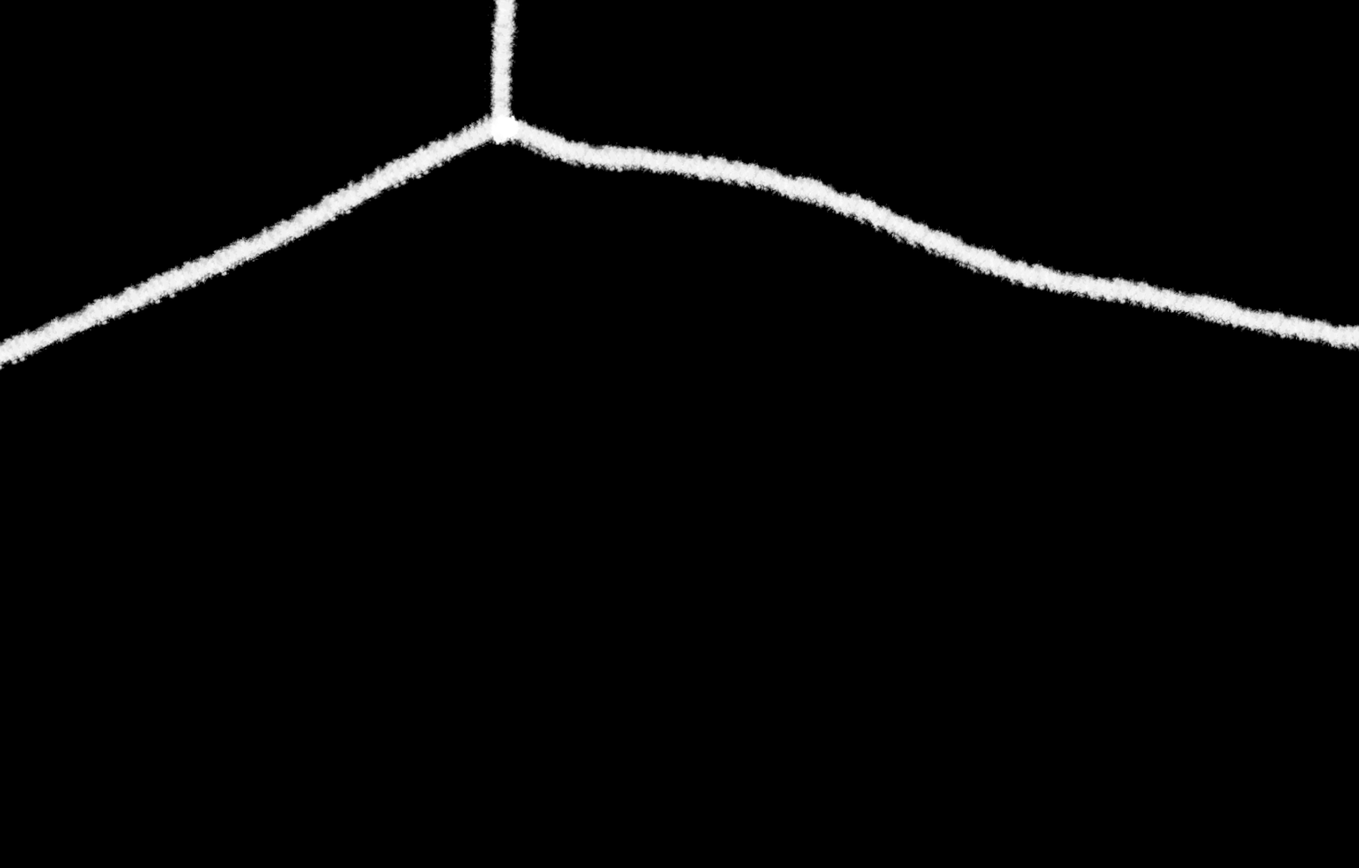
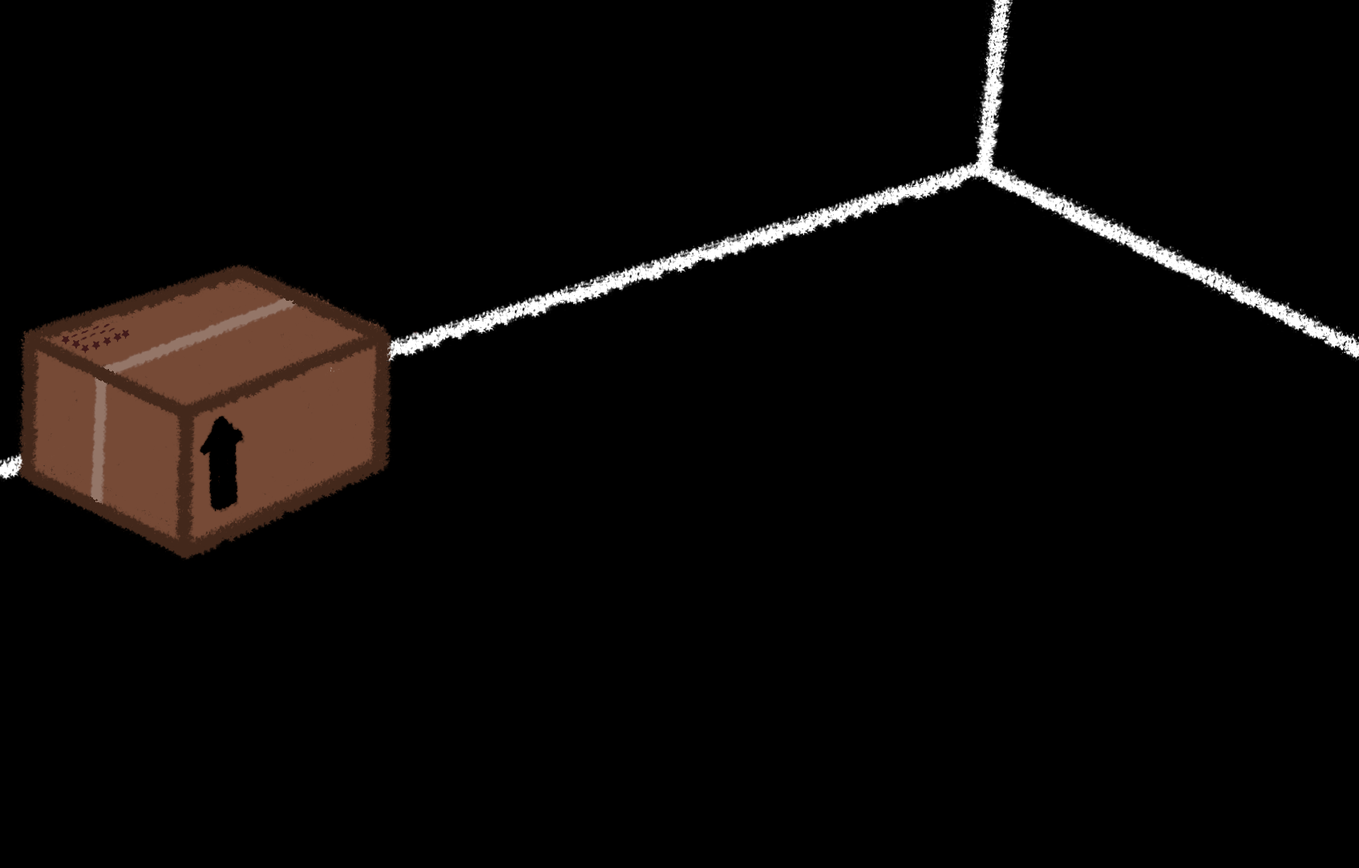
Layer changes from the first 1359×868 image to the second:
added layer "Layer #1" above "Layer" over [13, 262, 397, 561]
added layer "Layer" above "Pasted Layer" over [0, 0, 1359, 482]
painted on "Pasted Layer" over [0, 0, 1359, 371]
